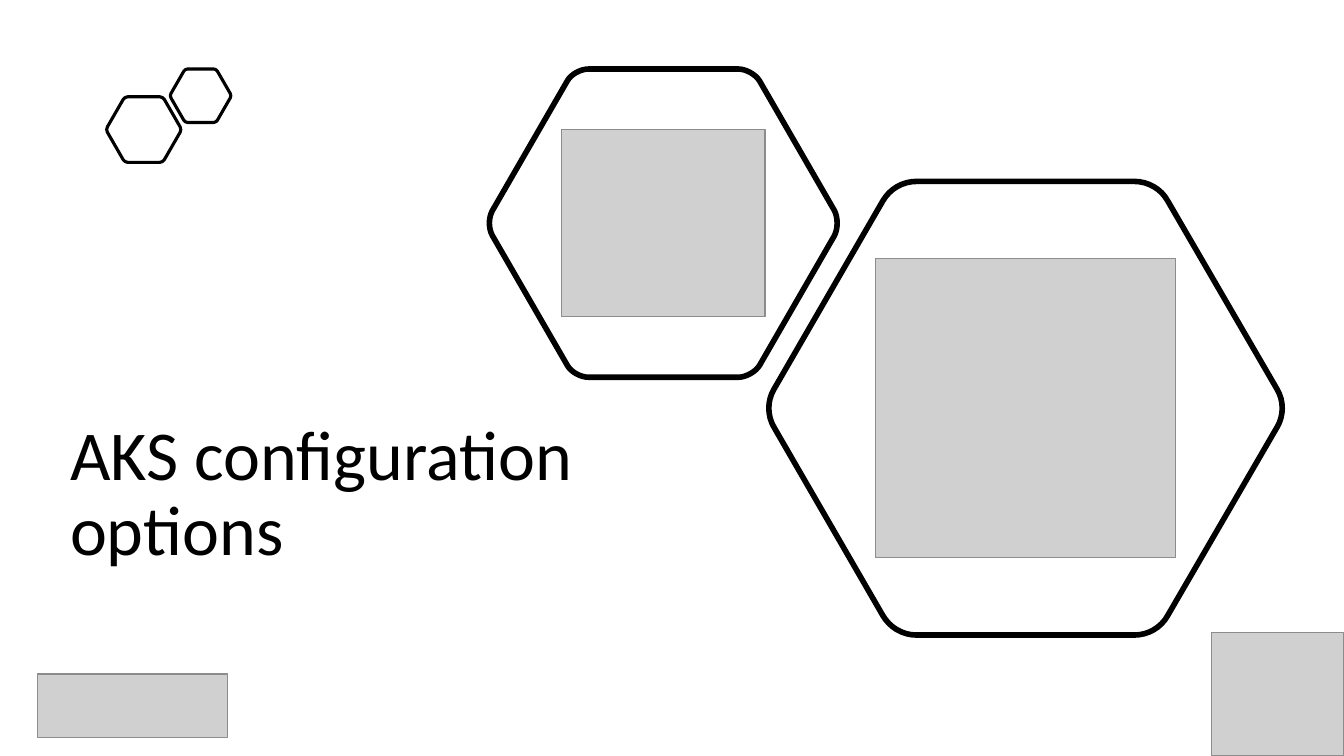
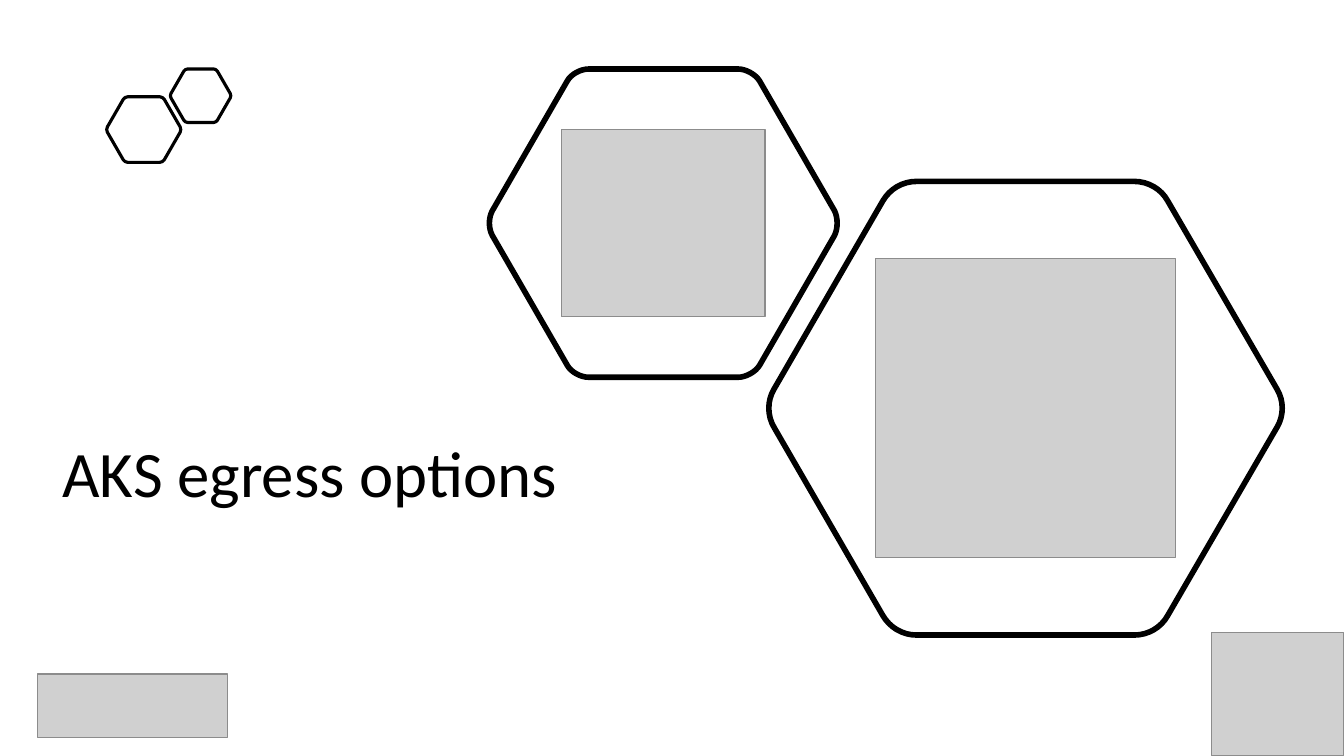
Before and after one commit to evgenyb/aks-workshops, a slide deck: slide 29 of 02-aks-advanced-configuration/slides/Advanced AKS Configuration.pptx (slide 11 before the commit). Drawn at 1344x756 pixels with LibreOffice and Linux fonts; fonts in the diff are those of the drawing; grey boxes stand for pictures. Boxes give left, top, right and bottom in pixels: in the first picture for what was removed or moved away, otherwise in the second. Text is boxed around its words. In the diff, an @@ line names an element or a change of style, - is before the commit and + after.

```diff
--- a/02-aks-advanced-configuration/slides/Advanced AKS Configuration.pptx
+++ b/02-aks-advanced-configuration/slides/Advanced AKS Configuration.pptx
@@ text at (63, 452, 557, 508): text changed; size 50 to 46.2 pt @@
-AKS configuration options
+AKS egress options
```
Also in this commit, not shown: 9 other slides changed, 7 slides added, 5 other files.
